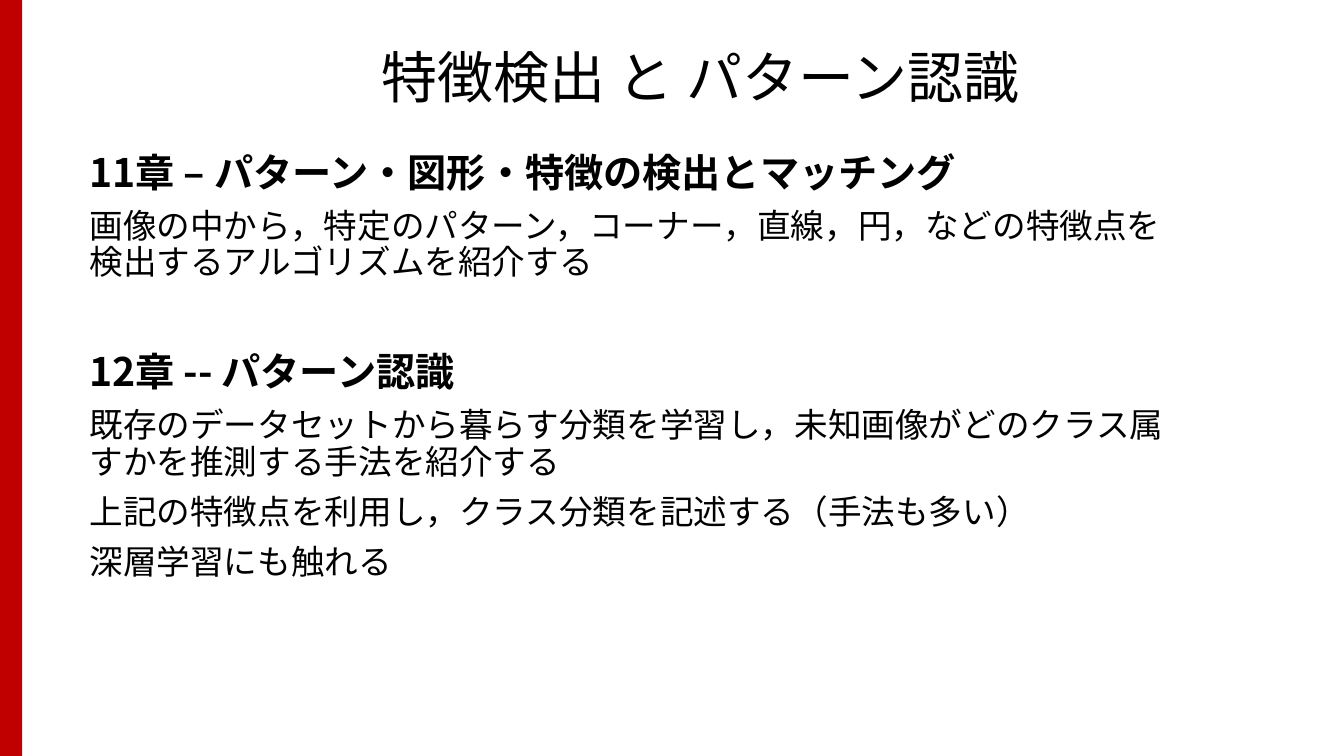
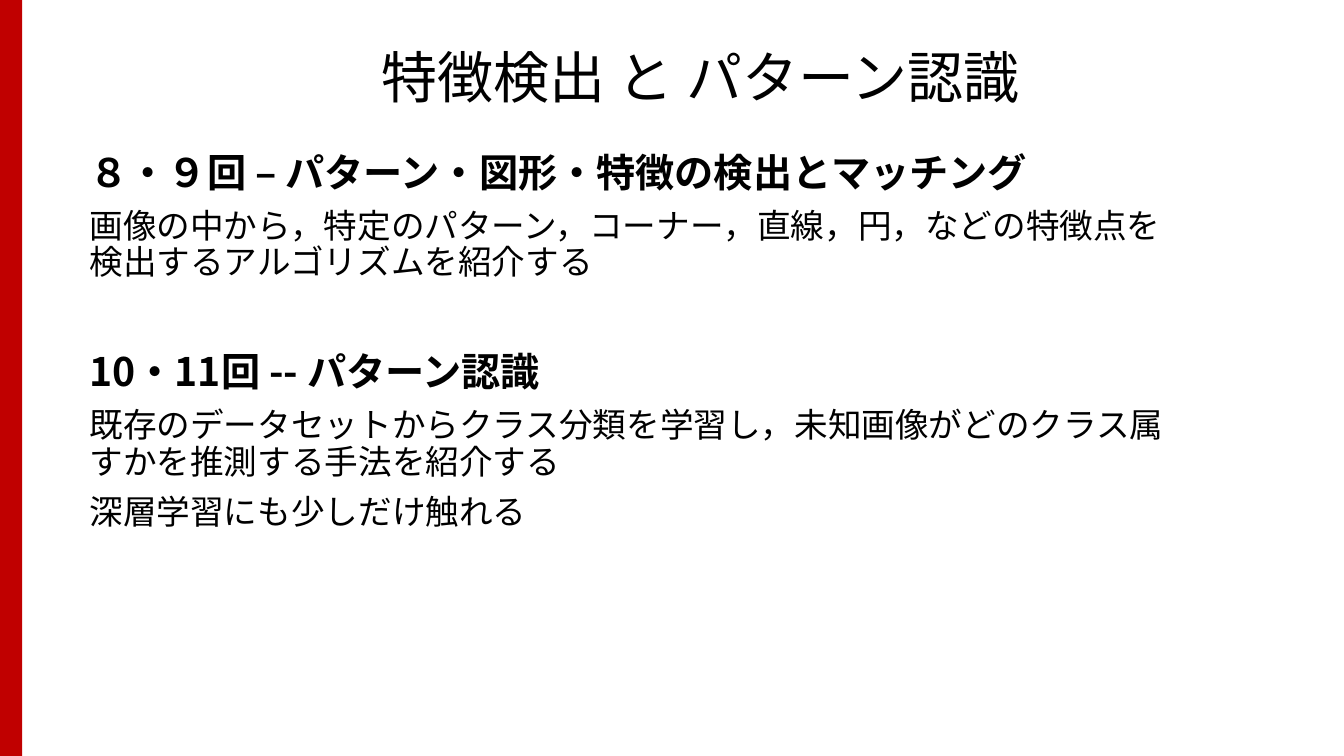
Before and after one commit to TakashiIjiri/TakashiIjiri.github.io, a slide deck: slide 3 of classes/dm2017/DigitalMedia2_8.pptx. Drawn at 1344x756 pixels with LibreOffice and Linux fonts; fonts in the diff are those of the drawing. Boxes give left, top, right and bottom in pixels: in the first picture for what was removed or moved away, otherwise in the second. Text is boxed around its words. In the diff, an @@ line names an element or a change of style, - is before the commit and + after.

```diff
--- a/classes/dm2017/DigitalMedia2_8.pptx
+++ b/classes/dm2017/DigitalMedia2_8.pptx
@@ text at [90,153,1027,191]: text changed @@
-11章 – パターン・図形・特徴の検出とマッチング
+８・９回 – パターン・図形・特徴の検出とマッチング
@@ text at [90,352,1164,527]: text changed @@
-12章 -- パターン認識
-既存のデータセットから暮らす分類を学習し，未知画像がどのクラス属すかを推測する手法を紹介する
-上記の特徴点を利用し，クラス分類を記述する（手法も多い）
-深層学習にも触れる
+10・11回 -- パターン認識
+既存のデータセットからクラス分類を学習し，未知画像がどのクラス属すかを推測する手法を紹介する
+深層学習にも少しだけ触れる
```
Also in this commit, not shown: 6 other slides changed, 12 other files.
